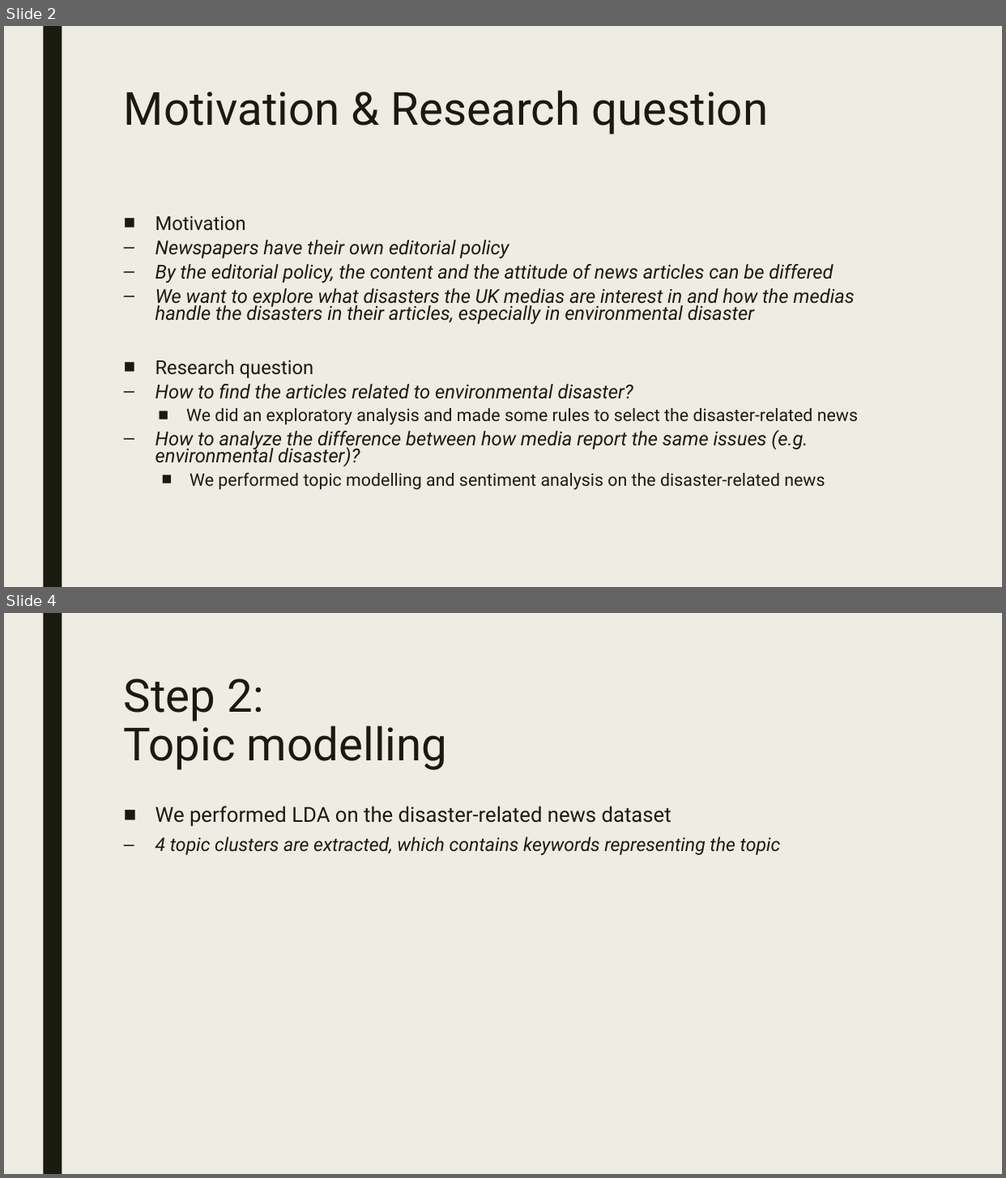
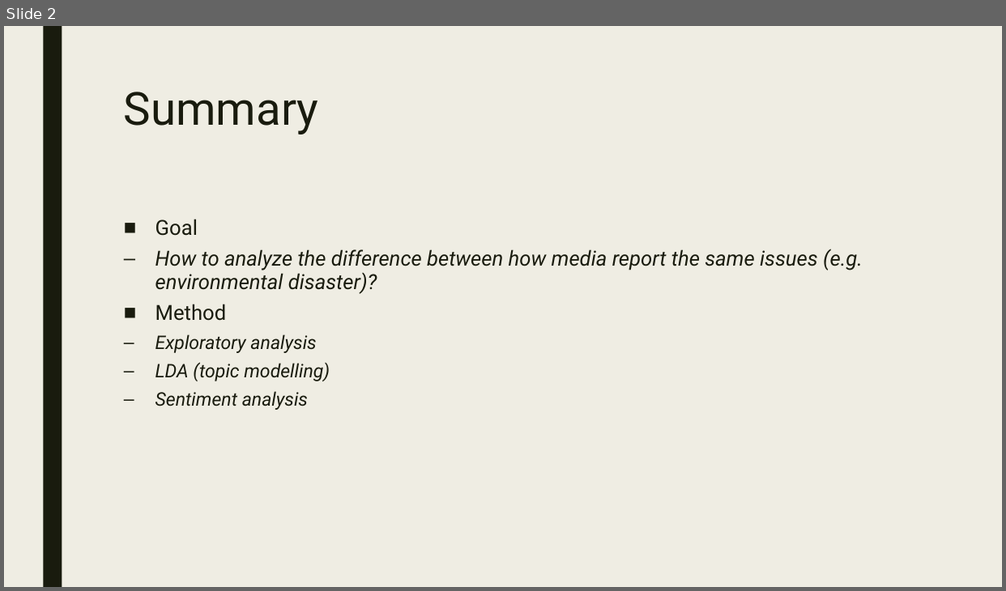
Before and after one commit to hsg1991/team2, a slide deck: team2_datathon_presentation.pptx. Shown one above the other, each under a label of ours: slides 2 and 4 before the commit, slide 2 after it; the slides between them are not shown. The pictures are 1006x1178 and 1006x591 pixels, drawn with LibreOffice and Linux fonts; fonts in the diff are those of the drawing. Boxes give left, top, right and bottom in pixels: in the first picture for what was removed or moved away, otherwise in the second. Text is boxed around its words. In the diff, an @@ line names an element or a change of style, - is before the commit and + after.

```diff
--- a/team2_datathon_presentation.pptx
+++ b/team2_datathon_presentation.pptx
@@ slide 4 removed at <box>4,613,1002,1174</box>, background #EFEDE3; not listed: 1 template element that a slide beside it also shows @@
@@ title removed at <box>124,679,447,770</box> @@
-Step 2:
-Topic modelling
@@ text removed at <box>155,806,781,855</box> @@
-■ We performed LDA on the disaster-related news dataset
-  – 4 topic clusters are extracted, which contains keywords representing the topic
@@ slide 2 changed as well @@
@@ title at <box>124,92,319,135</box>: text changed @@
-Motivation & Research question
+Summary
@@ text at <box>155,219,198,236</box>: text changed; size 18.5 to 20 pt; italic off @@
-■ Motivation
-  – Newspapers have their own editorial policy
-  – By the editorial policy, the content and the attitude of news articles can be differed
-  – We want to explore what disasters the UK medias are interest in and how the medias handle the disasters in their articles, especially in environmental disaster
-■ Research question
-  – How to find the articles related to environmental disaster?
-    ■ We did an exploratory analysis and made some rules to select the disaster-related news
+■ Goal
@@ text at <box>155,249,863,294</box>: size 18.5 to 20 pt in "How to analyze the difference between how ..."; line spacing 0.74 to 0.94 @@
@@ text at <box>155,304,330,410</box>: text changed; size 16.6 to 18 pt; italic on @@
-    ■ We performed topic modelling and sentiment analysis on the disaster-related news
+    ■ Method
+      – Exploratory analysis
+      – LDA (topic modelling)
+      – Sentiment analysis
```
Also in this commit, not shown: 1 other slide changed, 4 other slides removed.
